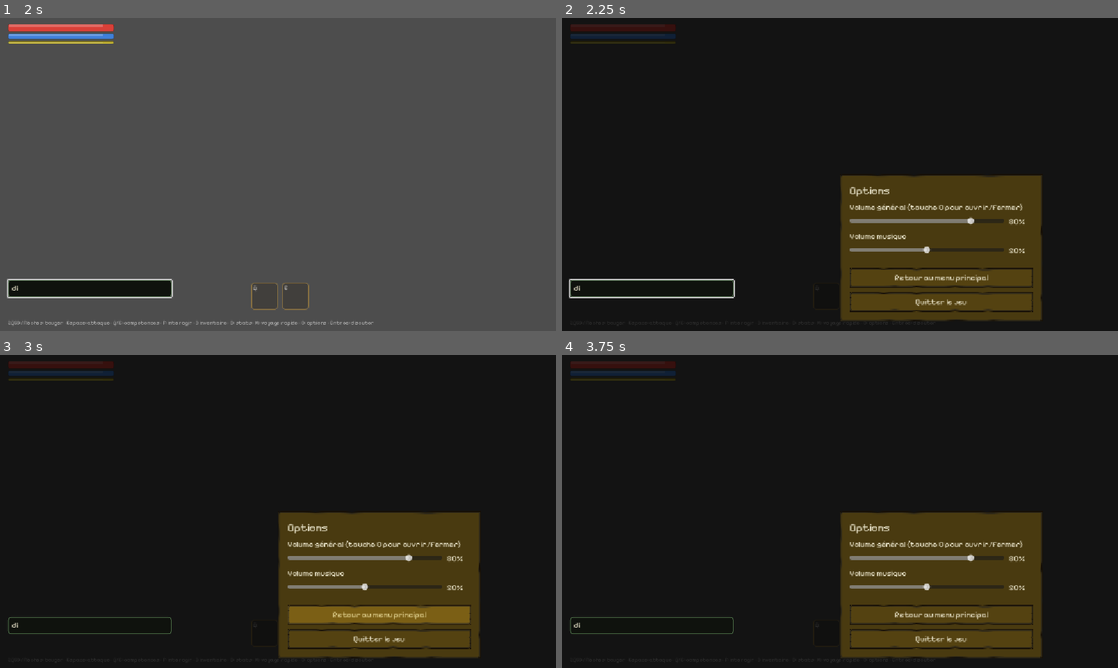
Above: before the commit, frames 1-4 (two rows, left to right).
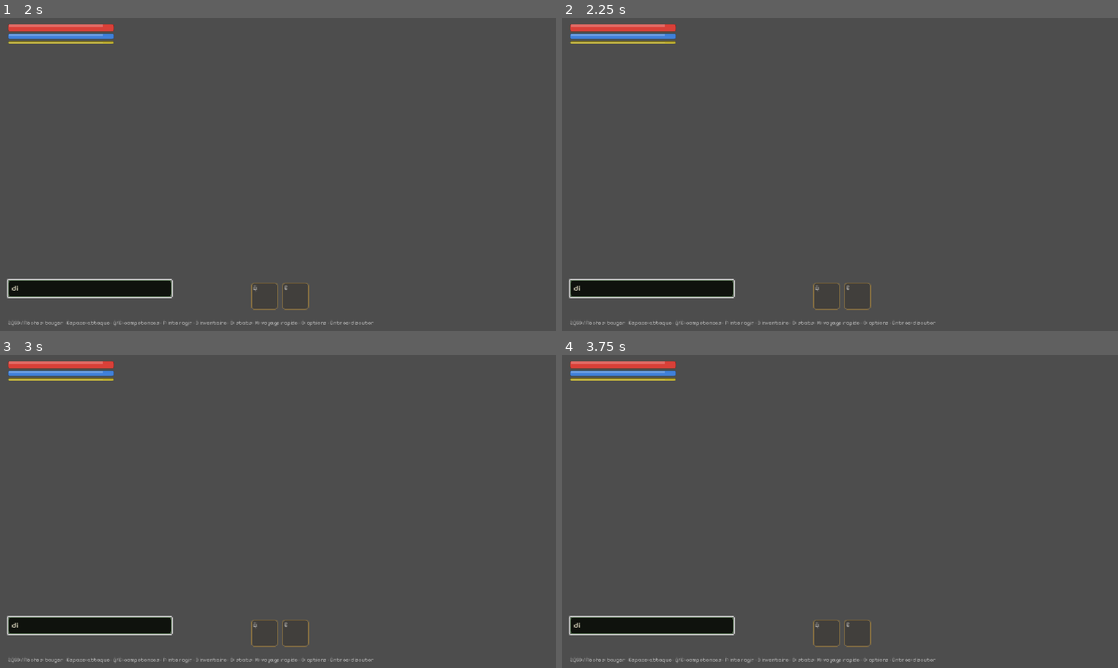
Above: after the commit, the same moments.

Repository: saintstrif13001/riendupout
Game: Godot game, scene res://scenes/Hud.tscn
The game is run twice, just before and just after one commit, with the same random seed, the same clock (stepped at 60 frames per second) and the same inputs. This scene is started directly instead of the project's main scene.
Inputs (mouse positions are in pixels of both pictures, inside the frame that each line leads up to):
- Up to frame 1 (2 s): tap Enter at 0.5 s; move the mouse to (400, 158) at 0.52 s; hold D 0.53-1.25 s; tap I at 0.6 s; click (400, 158) at 0.67 s; tap Space at 0.77, 1.25 s; drag from (166, 190) to (250, 237) at 1.27 s
- Up to frame 2 (2.25 s): tap Enter at 2 s; move the mouse to (895, 105) at 2.02 s; hold D from 2.03 s (still down); tap O at 2.1 s; click (895, 105) at 2.17 s
- Up to frame 3 (3 s): release D at 2.75 s; click (378, 614) at 2.75 s, where only the run before the commit has a clickable "Retour au menu principal"
- Up to frame 4 (3.75 s): drag from (812, 574) to (673, 464) at 3.52 s

Frame 1 is identical in both runs. In frame 2, 98% of the frame differs, in the area x 0-100%, y 0-100%; in frame 3, 98%; in frame 4, 98%.
Error before the commit: Invalid call. Nonexistent function 'send_chat_message' in base 'Nil'. (res://scripts/hud.gd:592)
Error after the commit: Invalid call. Nonexistent function 'send_chat_message' in base 'Nil'. (res://scripts/hud.gd:568)

Commit message:
Ameliore l'ergonomie des panneaux : bouton de fermeture visible + clic exterieur
Retour utilisateur : "l'UI est trop classique et pas du tout ergonomique".
Deux problemes concrets identifies et corriges :

1. Le bouton "Fermer" etait toujours un simple bouton en bas d'une liste
   parfois longue (ex: boutique de Bosk avec potions + objets de faction
   + vente) : invisible sans tout faire defiler, seul Echap fonctionnait
   de maniere fiable. Nouvelle fonction partagee _build_modal_overlay()
   utilisee par les panneaux dialogue/inventaire/voyage/options/stats :
   un bouton "×" reste desormais visible en haut a droite, hors de la
   zone de defilement, et cliquer en dehors du panneau ferme aussi (en
   plus d'Echap) — deux affordances universelles qui manquaient.
   Panneaux elargis (420-460 -> 420-560) au passage pour moins de
   defilement. talent_overlay reste volontairement sans fermeture (choix
   de specialisation obligatoire, comportement existant inchange).

2. En construisant ce header, trouve que _add_item_row() ne faisait
   jamais retourner le texte a la ligne : un objet avec un nom + condition
   longue (objets de faction avec prerequis de reputation) pouvait forcer
   toute la fenetre modale a s'elargir bien au-dela de l'ecran. Ajoute
   autowrap_mode sur les Label/Button de cette fonction.

3. Bonus en auditant les tests d'ergonomie : test_forge_economy etait
   reellement instable (~12.5% de reussite seulement) — il partait de
   minerai_stock=0 alors que la production n'ajoute que 1-2 minerai par
   tick (aleatoire) et qu'il en faut 6 pour forger une arme ; 3 tics
   n'atteignaient quasiment jamais ce seuil. Corrige en partant de 6,
   rendant le test deterministe.

Test ajoute : test_modal_overlay dans capture.gd (largeur de panneau
raisonnable malgre du texte long, bouton × en haut a droite, aucun
enfant ne deborde du panneau, le bouton × ET le clic exterieur ferment
bien le panneau). Regression clean (options en jeu, fiche de
personnage, quete de livraison, chaine de quetes, economie de la forge
desormais fiable, IU de talents, combat, integrite des donnees).

Diff:
--- a/scripts/hud.gd
+++ b/scripts/hud.gd
@@ -326,47 +326,63 @@
 	hint_label = Label.new()
 	hint_panel.add_child(hint_label)
 
-func _build_dialogue_overlay() -> void:
-	dialogue_overlay = Control.new()
-	dialogue_overlay.theme = UiTheme.build()
-	dialogue_overlay.set_anchors_preset(Control.PRESET_FULL_RECT)
-	dialogue_overlay.visible = false
+## Panneau modal standard : bouton "×" toujours visible en haut à droite
+## (indépendant du défilement — auparavant "Fermer" était un simple bouton en
+## bas d'une liste parfois longue, invisible sans faire défiler jusqu'au bout)
+## et clic en dehors du panneau pour fermer, en plus d'Échap. Retourne la
+## boîte de contenu défilante où l'appelant ajoute ses éléments.
+func _build_modal_overlay(width: float, scroll_height: float, dim_alpha: float, on_close: Callable) -> Dictionary:
+	var overlay = Control.new()
+	overlay.theme = UiTheme.build()
+	overlay.set_anchors_preset(Control.PRESET_FULL_RECT)
+	overlay.visible = false
 	var bg = ColorRect.new()
-	bg.color = Color(0,0,0,0.7)
+	bg.color = Color(0, 0, 0, dim_alpha)
 	bg.set_anchors_preset(Control.PRESET_FULL_RECT)
-	dialogue_overlay.add_child(bg)
+	bg.gui_input.connect(func(event):
+		if event is InputEventMouseButton and event.pressed and event.button_index == MOUSE_BUTTON_LEFT:
+			on_close.call())
+	overlay.add_child(bg)
+
 	var panel = PanelContainer.new()
 	panel.set_anchors_preset(Control.PRESET_CENTER)
-	panel.custom_minimum_size = Vector2(460, 0)
+	panel.custom_minimum_size = Vector2(width, 0)
+	var outer = VBoxContainer.new()
+	outer.add_theme_constant_override("separation", 4)
+	panel.add_child(outer)
+
+	var header = HBoxContainer.new()
+	outer.add_child(header)
+	var header_spacer = Control.new()
+	header_spacer.size_flags_horizontal = Control.SIZE_EXPAND_FILL
+	header.add_child(header_spacer)
+	var close_btn = Button.new()
+	close_btn.text = "×"
+	close_btn.custom_minimum_size = Vector2(32, 32)
+	close_btn.tooltip_text = "Fermer (Échap)"
+	close_btn.pressed.connect(func(): Audio.play("ui_click", -10.0); on_close.call())
+	header.add_child(close_btn)
+
 	var scroll = ScrollContainer.new()
-	scroll.custom_minimum_size = Vector2(460, 500)
-	dialogue_box = VBoxContainer.new()
-	dialogue_box.add_theme_constant_override("separation", 8)
-	scroll.add_child(dialogue_box)
-	panel.add_child(scroll)
-	dialogue_overlay.add_child(panel)
-	add_child(dialogue_overlay)
+	scroll.custom_minimum_size = Vector2(width, scroll_height)
+	outer.add_child(scroll)
+	var content_box = VBoxContainer.new()
+	content_box.add_theme_constant_override("separation", 8)
+	scroll.add_child(content_box)
+
+	overlay.add_child(panel)
+	add_child(overlay)
+	return {"overlay": overlay, "box": content_box}
+
+func _build_dialogue_overlay() -> void:
+	var built = _build_modal_overlay(560, 480, 0.7, close_all)
+	dialogue_overlay = built.overlay
+	dialogue_box = built.box
 
 func _build_inventory_overlay() -> void:
-	inventory_overlay = Control.new()
-	inventory_overlay.theme = UiTheme.build()
-	inventory_overlay.set_anchors_preset(Control.PRESET_FULL_RECT)
-	inventory_overlay.visible = false
-	var bg = ColorRect.new()
-	bg.color = Color(0,0,0,0.7)
-	bg.set_anchors_preset(Control.PRESET_FULL_RECT)
-	inventory_overlay.add_child(bg)
-	var panel = PanelContainer.new()
-	panel.set_anchors_preset(Control.PRESET_CENTER)
-	panel.custom_minimum_size = Vector2(460, 0)
-	var scroll = ScrollContainer.new()
-	scroll.custom_minimum_size = Vector2(460, 500)
-	inventory_box = VBoxContainer.new()
-	inventory_box.add_theme_constant_override("separation", 8)
-	scroll.add_child(inventory_box)
-	panel.add_child(scroll)
-	inventory_overlay.add_child(panel)
-	add_child(inventory_overlay)
+	var built = _build_modal_overlay(560, 480, 0.7, close_all)
+	inventory_overlay = built.overlay
+	inventory_box = built.box
 
 func _build_talent_overlay() -> void:
 	talent_overlay = Control.new()
@@ -411,38 +427,14 @@
 	if not next_tier.is_empty(): _on_talent_available(next_tier)
 
 func _build_travel_overlay() -> void:
-	travel_overlay = Control.new()
-	travel_overlay.theme = UiTheme.build()
-	travel_overlay.set_anchors_preset(Control.PRESET_FULL_RECT)
-	travel_overlay.visible = false
-	var bg = ColorRect.new()
-	bg.color = Color(0,0,0,0.75)
-	bg.set_anchors_preset(Control.PRESET_FULL_RECT)
-	travel_overlay.add_child(bg)
-	var panel = PanelContainer.new()
-	panel.set_anchors_preset(Control.PRESET_CENTER)
-	panel.custom_minimum_size = Vector2(420, 0)
-	travel_box = VBoxContainer.new()
-	travel_box.add_theme_constant_override("separation", 8)
-	panel.add_child(travel_box)
-	travel_overlay.add_child(panel)
-	add_child(travel_overlay)
+	var built = _build_modal_overlay(420, 320, 0.75, func(): travel_overlay.visible = false)
+	travel_overlay = built.overlay
+	travel_box = built.box
 
 func _build_options_overlay() -> void:
-	options_overlay = Control.new()
-	options_overlay.theme = UiTheme.build()
-	options_overlay.set_anchors_preset(Control.PRESET_FULL_RECT)
-	options_overlay.visible = false
-	var bg = ColorRect.new()
-	bg.color = Color(0,0,0,0.75)
-	bg.set_anchors_preset(Control.PRESET_FULL_RECT)
-	options_overlay.add_child(bg)
-	var panel = PanelContainer.new()
-	panel.set_anchors_preset(Control.PRESET_CENTER)
-	panel.custom_minimum_size = Vector2(420, 0)
-	var box = VBoxContainer.new()
-	box.add_theme_constant_override("separation", 10)
-	panel.add_child(box)
+	var built = _build_modal_overlay(420, 320, 0.75, func(): options_overlay.visible = false)
+	options_overlay = built.overlay
+	var box = built.box
 	var title = Label.new()
 	title.text = "Options"
 	title.add_theme_font_size_override("font_size", 22)
@@ -468,9 +460,6 @@
 	box.add_child(spacer)
 	_add_button(box, "Retour au menu principal", func(): world.quit_to_menu())
 	_add_button(box, "Quitter le jeu", func(): world.save_now(); get_tree().quit())
-
-	options_overlay.add_child(panel)
-	add_child(options_overlay)
 
 func _build_volume_row(box: VBoxContainer, current: float, setter: Callable, slider_name: String) -> Array:
 	var row = HBoxContainer.new()
@@ -503,22 +492,9 @@
 func _build_stats_overlay() -> void:
 	# Le joueur n'avait aucun moyen de voir ses stats numeriques (ATK/DEF/etc.) :
 	# l'inventaire montrait le nom des objets equipes mais jamais leur effet chiffre.
-	stats_overlay = Control.new()
-	stats_overlay.theme = UiTheme.build()
-	stats_overlay.set_anchors_preset(Control.PRESET_FULL_RECT)
-	stats_overlay.visible = false
-	var bg = ColorRect.new()
-	bg.color = Color(0,0,0,0.75)
-	bg.set_anchors_preset(Control.PRESET_FULL_RECT)
-	stats_overlay.add_child(bg)
-	var panel = PanelContainer.new()
-	panel.set_anchors_preset(Control.PRESET_CENTER)
-	panel.custom_minimum_size = Vector2(420, 0)
-	stats_box = VBoxContainer.new()
-	stats_box.add_theme_constant_override("separation", 6)
-	panel.add_child(stats_box)
-	stats_overlay.add_child(panel)
-	add_child(stats_overlay)
+	var built = _build_modal_overlay(420, 320, 0.75, func(): stats_overlay.visible = false)
+	stats_overlay = built.overlay
+	stats_box = built.box
 
 func render_stats() -> void:
 	var cd = world.char_data
@@ -791,6 +767,11 @@
 		l.text = label_text
 		l.vertical_alignment = VERTICAL_ALIGNMENT_CENTER
 		l.size_flags_vertical = Control.SIZE_EXPAND_FILL
+		l.size_flags_horizontal = Control.SIZE_EXPAND_FILL
+		# Sans retour à la ligne, un texte long (ex: objets de faction avec leur
+		# condition de déblocage) forçait toute la fenêtre modale à s'élargir
+		# bien au-delà de l'écran plutôt que de simplement passer à la ligne.
+		l.autowrap_mode = TextServer.AUTOWRAP_WORD
 		row.add_child(l)
 		return row
 	else:
@@ -800,6 +781,7 @@
 		b.size_flags_horizontal = Control.SIZE_EXPAND_FILL
 		b.alignment = HORIZONTAL_ALIGNMENT_LEFT
 		b.flat = true
+		b.autowrap_mode = TextServer.AUTOWRAP_WORD
 		b.tooltip_text = item_tooltip_text(item_id)
 		b.pressed.connect(func(): Audio.play("ui_click", -10.0); cb.call())
 		row.add_child(b)
--- a/scripts/tools/capture.gd
+++ b/scripts/tools/capture.gd
@@ -276,6 +276,8 @@
 			var data_ss = root.get_node("/root/Data")
 			inst.char_data.inventory = {"bois": 5, "epee_fer": 1, "potion_vie": 2}
 			hud_ss._on_open_npc(data_ss.get_npc("marchand"))
+		elif test_mode == "test_modal_overlay":
+			_run_modal_overlay_test()
 		elif test_mode == "test_sell_item":
 			_run_sell_item_test()
 		elif test_mode == "show_forge_dialogue":
@@ -993,6 +995,49 @@
 		if not results[k]: all_ok = false
 	print("TEST_RESULT all_ok=%s details=%s" % [all_ok, results])
 
+func _run_modal_overlay_test() -> void:
+	print("TEST_START:modal_overlay")
+	# Retour utilisateur : l'UI n'etait pas ergonomique. Le bouton "Fermer"
+	# etait un simple bouton en bas d'une liste parfois longue (invisible sans
+	# tout faire defiler), et un texte long sans retour a la ligne (ex: objets
+	# de faction avec leur condition de deblocage) pouvait faire deborder toute
+	# la fenetre modale. Verifie que le panneau reste a une largeur raisonnable
+	# malgre du texte long, qu'un bouton "×" toujours visible existe en haut a
+	# droite et ferme bien le panneau, et que cliquer en dehors ferme aussi.
+	var data = root.get_node("/root/Data")
+	var hud = inst.get_node("Hud")
+	inst.char_data.inventory = {"bois": 5, "epee_fer": 1, "potion_vie": 2}
+	hud._on_open_npc(data.get_npc("marchand")) # dialogue avec le plus de texte (objets de faction + vente)
+
+	var panel = hud.dialogue_overlay.get_child(1) # bg=0, panel=1
+	var panel_width_reasonable = panel.size.x < 700.0 # 560 de contenu + ~40 de marge du thème
+
+	var outer = panel.get_child(0)
+	var header = outer.get_child(0)
+	var close_btn = header.get_child(header.get_child_count() - 1)
+	var close_button_is_top_right = close_btn is Button and close_btn.text == "×"
+
+	var scroll = outer.get_child(1)
+	var content = scroll.get_child(0)
+	var no_child_overflows_panel = true
+	for c in content.get_children():
+		if c.size.x > outer.size.x + 1.0: no_child_overflows_panel = false
+
+	close_btn.pressed.emit()
+	var close_button_closes_overlay = not hud.dialogue_overlay.visible
+
+	hud._on_open_npc(data.get_npc("marchand"))
+	var bg = hud.dialogue_overlay.get_child(0)
+	var ev = InputEventMouseButton.new()
+	ev.pressed = true
+	ev.button_index = MOUSE_BUTTON_LEFT
+	bg.gui_input.emit(ev)
+	var click_outside_closes_overlay = not hud.dialogue_overlay.visible
+
+	var all_ok = panel_width_reasonable and close_button_is_top_right and no_child_overflows_panel and close_button_closes_overlay and click_outside_closes_overlay
+	print("TEST_RESULT all_ok=%s panel_width_reasonable=%s (width=%.0f) close_button_is_top_right=%s no_child_overflows_panel=%s close_button_closes_overlay=%s click_outside_closes_overlay=%s"
+		% [all_ok, panel_width_reasonable, panel.size.x, close_button_is_top_right, no_child_overflows_panel, close_button_closes_overlay, click_outside_closes_overlay])
+
 func _run_sell_item_test() -> void:
 	print("TEST_START:sell_item")
 	# Aucun moyen de convertir les objets inutiles (materiaux en trop,
@@ -1413,11 +1458,15 @@
 	print("TEST_START:forge_economy")
 	var hud = inst.get_node("Hud")
 	var eco = inst.village_economy
-	eco.minerai_stock = 0
+	# BUG DE TEST trouvé en auditant l'UI : minerai_stock partait de 0 et
+	# update_village_economy() n'en ajoute que 1-2 par tick (aléatoire) ; il en
+	# faut 6 pour forger une arme, donc 3 tics n'atteignaient le seuil que
+	# ~12.5% du temps (il fallait un 2 aux trois tirages). Part de 6 pour
+	# garantir un stock suffisant independamment du tirage aleatoire.
+	eco.minerai_stock = 6
 	eco.arme_stock = 0
 	eco.arme_price = 70
-	for i in range(3):
-		inst.update_village_economy(inst.ECONOMY_TICK_INTERVAL + 0.1)
+	inst.update_village_economy(inst.ECONOMY_TICK_INTERVAL + 0.1)
 	print("TEST_STATE minerai_stock=%d arme_stock=%d arme_price=%d" % [eco.minerai_stock, eco.arme_stock, eco.arme_price])
 	var stock_grew = eco.arme_stock > 0
 	var price_tracks_stock = eco.arme_price == clampi(70 - eco.arme_stock * 5, 25, 70)
